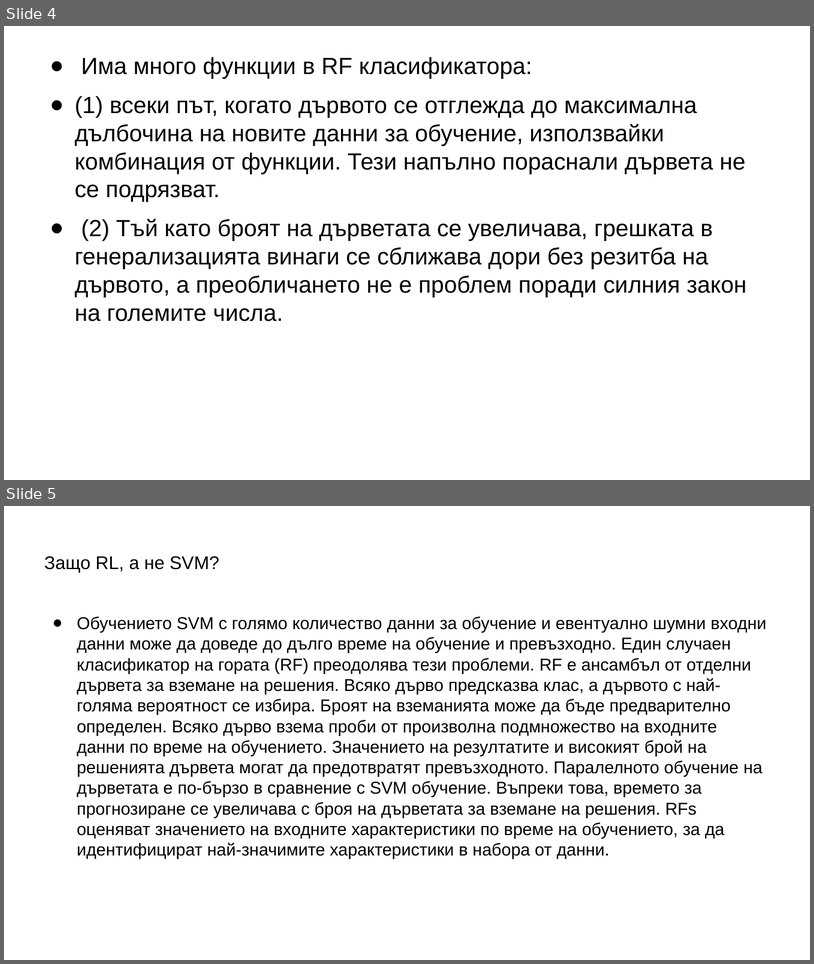
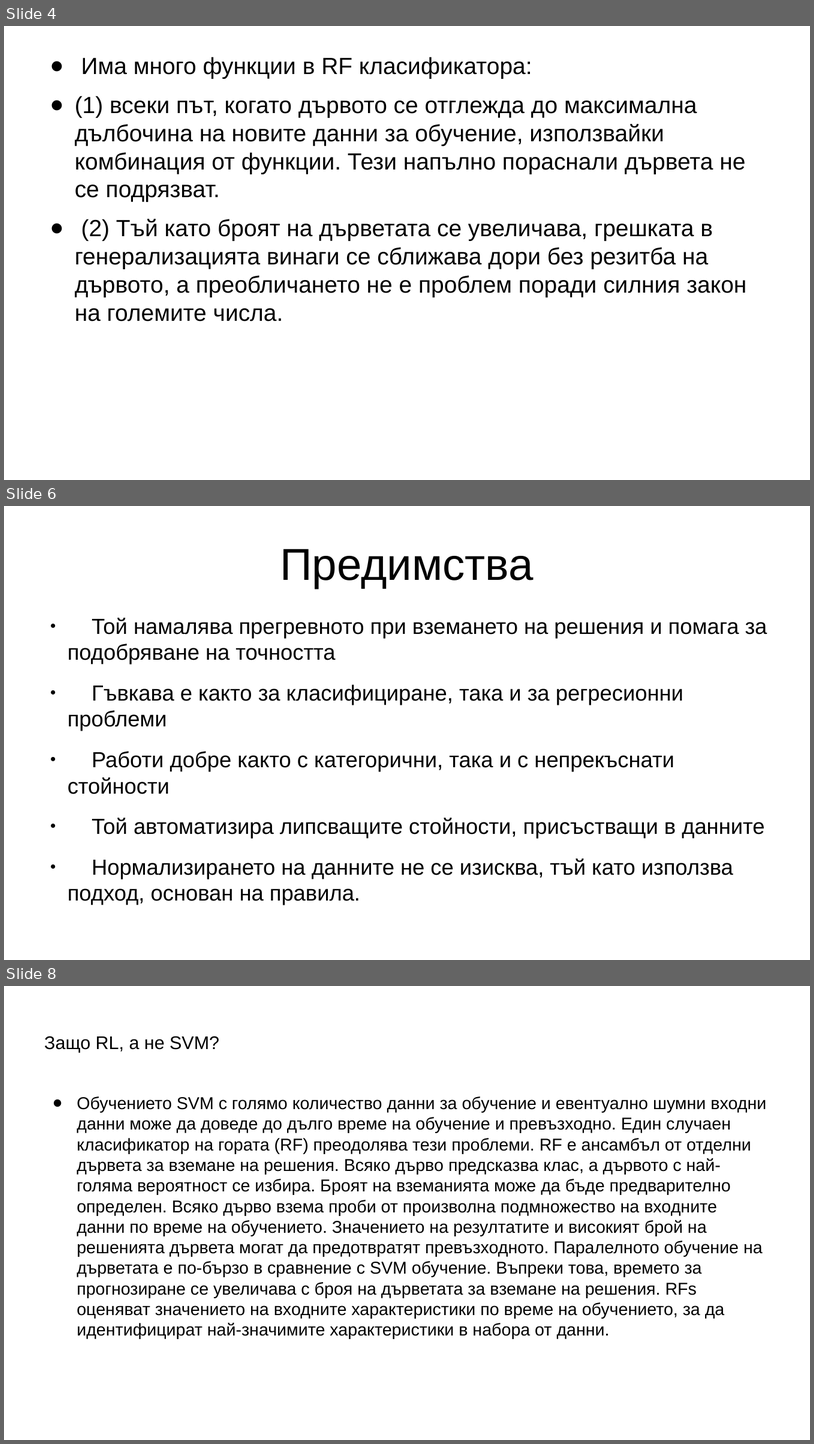
Before and after one commit to Galya777/StockPredictions, a slide deck: Presentation.pptx. Shown one above the other, each under a label of ours: slides 4 and 5 before the commit, slides 4, 6 and 8 after it; the slides between them are not shown. The pictures are 814x964 and 814x1444 pixels, drawn with LibreOffice and Linux fonts; fonts in the diff are those of the drawing; background and template pictures are left out. Boxes give left, top, right and bottom in pixels: in the first picture for what was removed or moved away, otherwise in the second. Text is boxed around its words. In the diff, an @@ line names an element or a change of style, - is before the commit and + after.

```diff
--- a/Presentation.pptx
+++ b/Presentation.pptx
@@ slide 6 added at [4,506,810,960], background picture (left out) @@
@@ title added at [280,549,534,588], 44 pt, text #000000 @@
+Предимства
@@ text added at [68,618,768,879], 21.4 pt, text #000000 @@
+● Той намалява прегревното при вземането на решения и помага за подобряване на точността
+● Гъвкава е както за класифициране, така и за регресионни проблеми
+● Работи добре както с категорични, така и с непрекъснати стойности
+● Той автоматизира липсващите стойности, присъстващи в данните
+● Нормализирането на данните не се изисква, тъй като използва подход, основан на правила.
@@ what was slide 5 is now slide 8 @@
```
Also in this commit, not shown: 2 slides changed, 5 other slides added, 2 slides removed, 1 other file.
